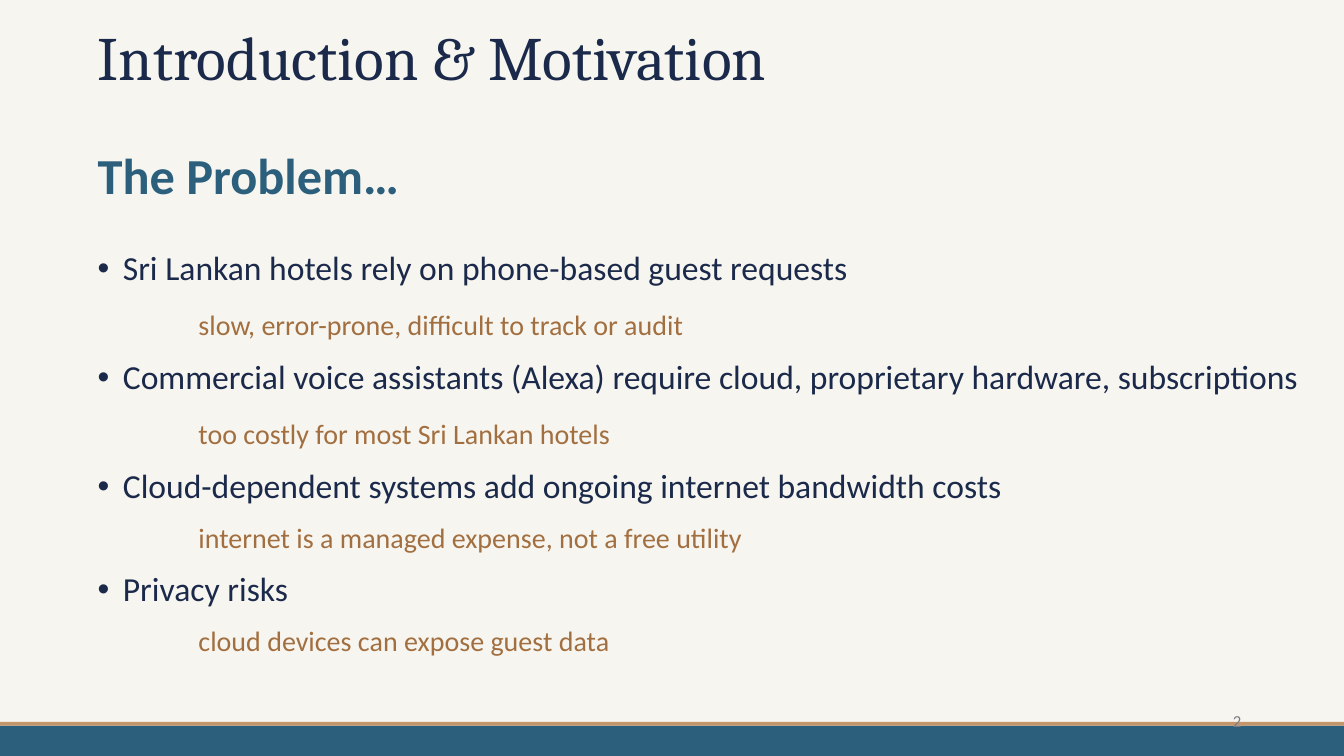
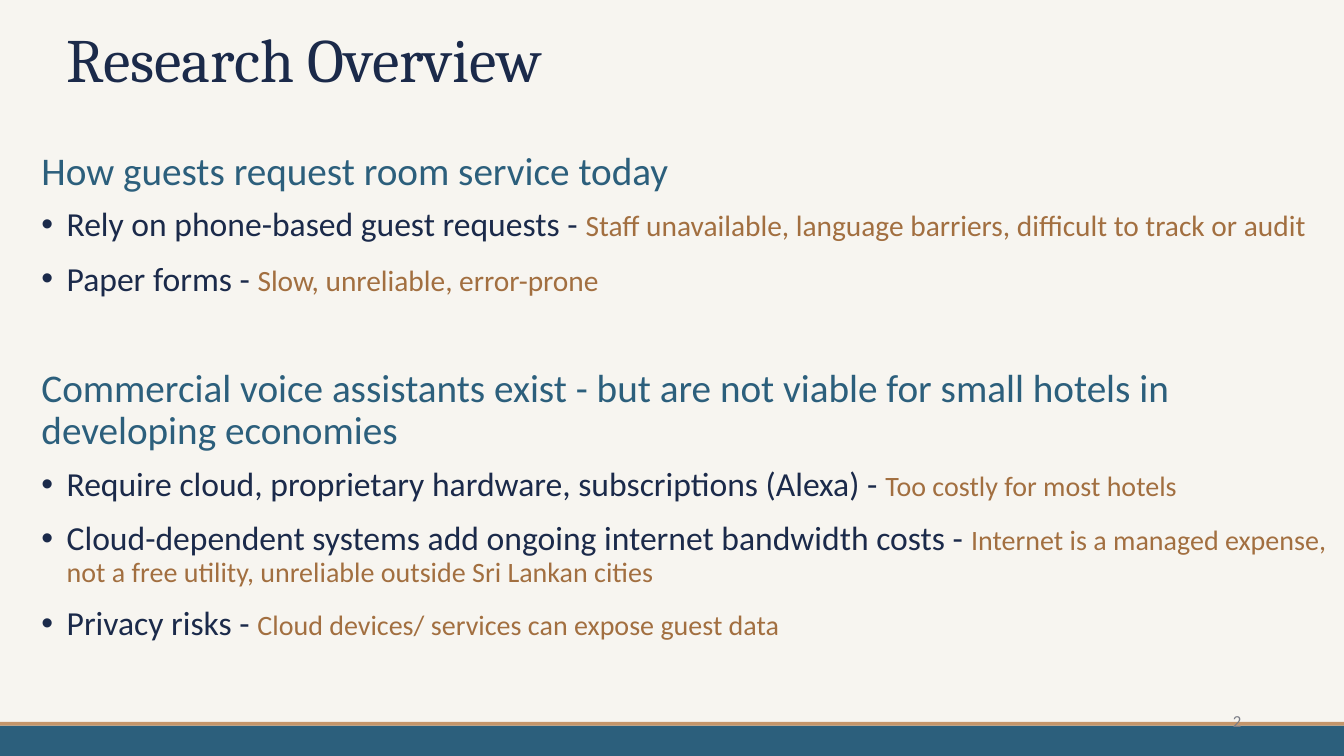
Before and after one commit to mdpw/msc-research, a slide deck: slide 2 of documents/Viva Presentation.pptx. Drawn at 1344x756 pixels with LibreOffice and Linux fonts; fonts in the diff are those of the drawing. Boxes give left, top, right and bottom in pixels: in the first picture for what was removed or moved away, otherwise in the second. Text is boxed around its words. In the diff, an @@ line names an element or a change of style, - is before the commit and + after.

```diff
--- a/documents/Viva Presentation.pptx
+++ b/documents/Viva Presentation.pptx
@@ title at bbox=[67, 39, 542, 83]: text changed @@
-Introduction & Motivation
+Research Overview
@@ text at bbox=[41, 157, 1326, 641]: text changed; text colour #1B2A4A to #A26F40 @@
-The Problem…
-• Sri Lankan hotels rely on phone-based guest requests
-slow, error-prone, difficult to track or audit
-• Commercial voice assistants (Alexa) require cloud, proprietary hardware, subscriptions
-too costly for most Sri Lankan hotels
-• Cloud-dependent systems add ongoing internet bandwidth costs
-internet is a managed expense, not a free utility
-• Privacy risks
-cloud devices can expose guest data
+How guests request room service today
+• Rely on phone-based guest requests - Staff unavailable, language barriers, difficult to track or audit
+• Paper forms - Slow, unreliable, error-prone
+Commercial voice assistants exist - but are not viable for small hotels in developing economies
+• Require cloud, proprietary hardware, subscriptions (Alexa) - Too costly for most hotels
+• Cloud-dependent systems add ongoing internet bandwidth costs - Internet is a managed expense, not a free utility, unreliable outside Sri Lankan cities
+• Privacy risks - Cloud devices/ services can expose guest data
```
Also in this commit, not shown: 2 other slides changed, 2 slides added, 2 other files.
